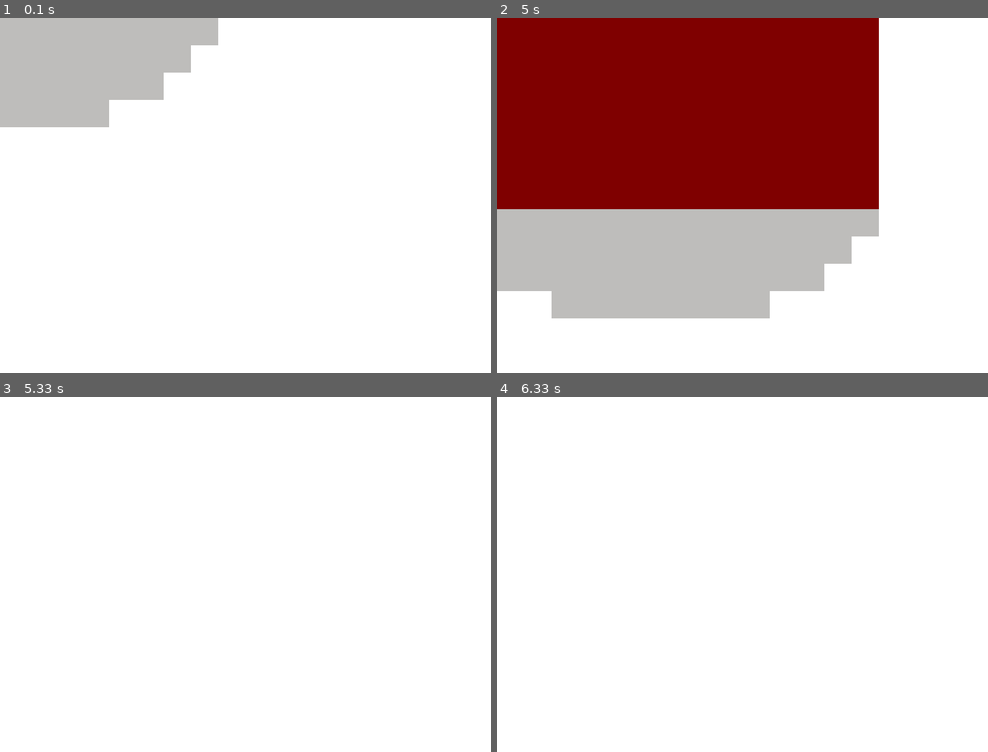
Above: before the commit, frames 1-4 (two rows, left to right).
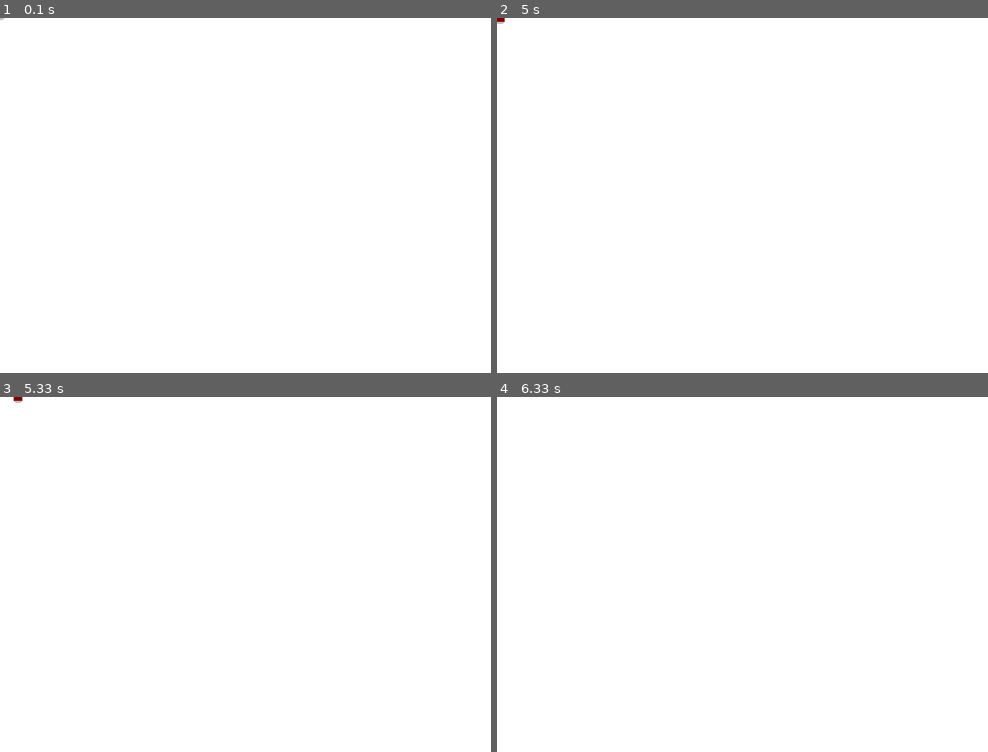
Above: after the commit, the same moments.

Repository: shaurya-sharma-dev/pygame-topdownengine
Game: pygame game, started from examples/basic_usage.py
Two runs of this game, one before a commit and one after it. Both use one fixed random seed, a clock stepped at 60 frames per second and the inputs below.
Inputs:
- Up to frame 1 (0.1 s): no input
- Up to frame 2 (5 s): hold D 0.33-0.8 s; hold W 0.83-1.13 s; hold S 4.07-4.43 s; hold A 4.47-4.93 s; hold D from 4.97 s (still down)
- Up to frame 3 (5.33 s): keep holding D
- Up to frame 4 (6.33 s): release D at 5.43 s; hold W 5.47-5.77 s

The runs differ from the first frame. In frame 1, 11% of the frame differs, in the area x 0-45%, y 0-31%; in frame 2, 62%, in the area x 0-78%, y 0-85%; in frame 3, less than 0.1%; in frame 4, nothing differs.

Commit message:
Set default SCALE in GameObject to 1.

Diff:
--- a/topdownengine/gameobject.py
+++ b/topdownengine/gameobject.py
@@ -7,7 +7,7 @@
 import math
 
 class GameObject(pg.sprite.Sprite):
-    SCALE = 50
+    SCALE = 1
     SHADOWS = None
     SUBPIXEL = False
 
